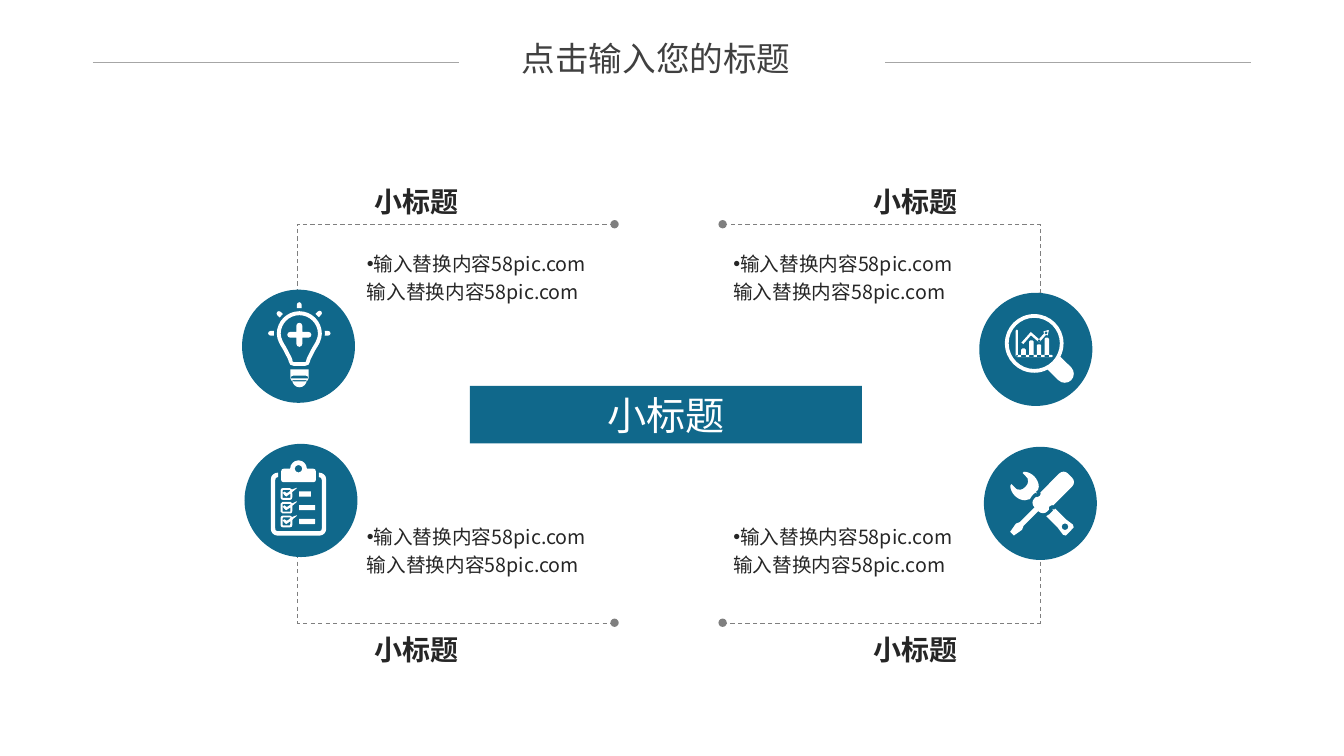
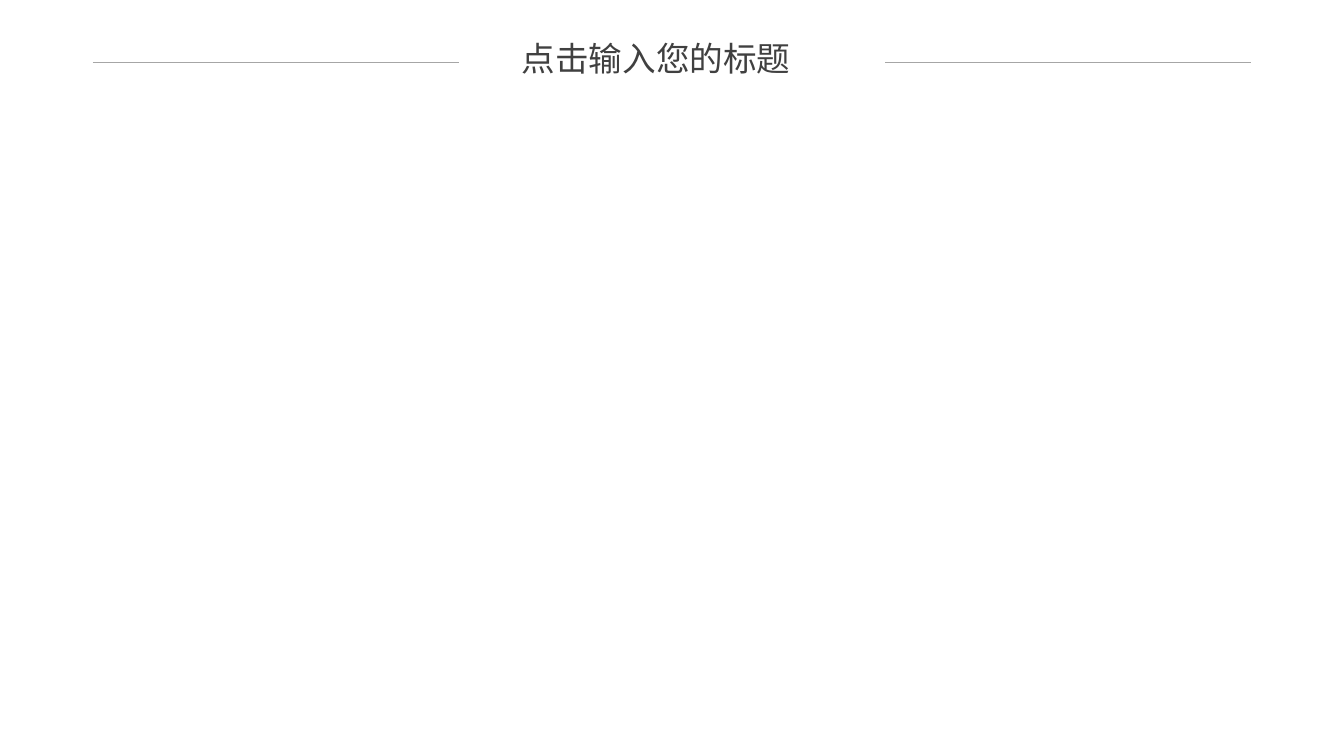
Before and after one commit to ZoeLee23277789/NLP-Courses, a slide deck: slide 23 of NLP243/Projects/EA_MT.pptx (slide 25 before the commit). Drawn at 1344x756 pixels with LibreOffice and Linux fonts; fonts in the diff are those of the drawing. Boxes give left, top, right and bottom in pixels: in the first picture for what was removed or moved away, otherwise in the second. Text is boxed around its words. In the diff, an @@ line names an element or a change of style, - is before the commit and + after.

```diff
--- a/NLP243/Projects/EA_MT.pptx
+++ b/NLP243/Projects/EA_MT.pptx
@@ group removed at (x1=242, y1=188, x2=1097, y2=663): 8 freeform shapes, 8 texts, 4 ellipses, 1 rectangle @@
-小标题
-小标题
-• 输入替换内容58pic.com输入替换内容58pic.com
-小标题
-• 输入替换内容58pic.com输入替换内容58pic.com
-小标题
-• 输入替换内容58pic.com输入替换内容58pic.com
-小标题
-• 输入替换内容58pic.com输入替换内容58pic.com
```
Also in this commit, not shown: 9 other slides changed, 8 slides added, 10 slides removed.
